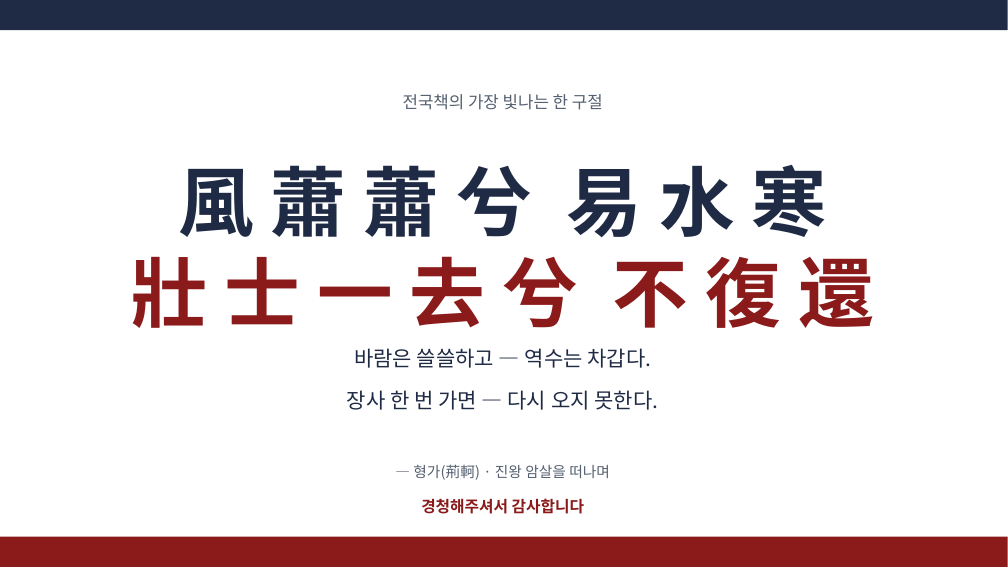
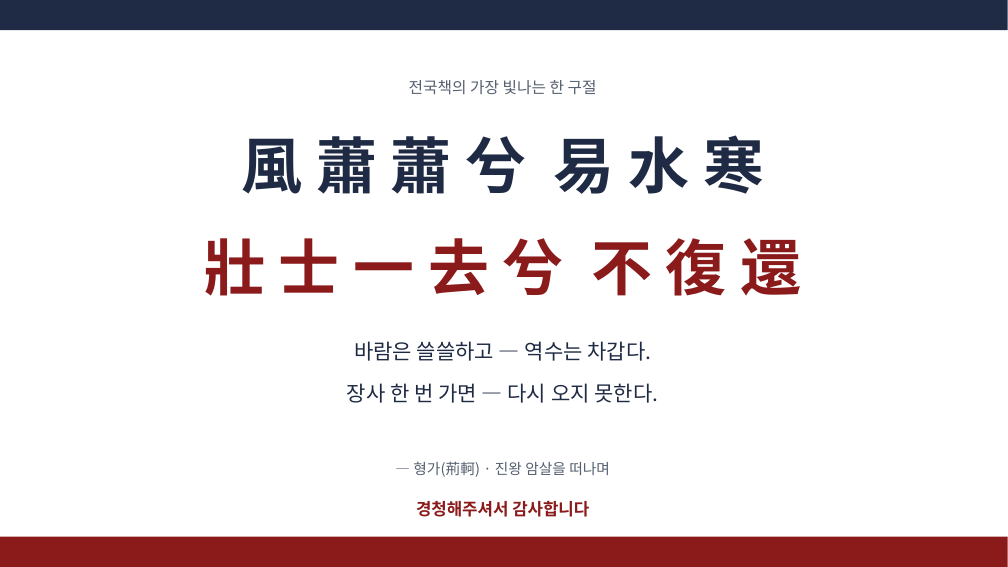
Before and after one commit to hpark1947/Oriental-Classics2, a slide deck: slide 60 of 발표자료/전국책.pptx. Drawn at 1008x567 pixels with LibreOffice and Linux fonts; fonts in the diff are those of the drawing. Boxes give left, top, right and bottom in pixels: in the first picture for what was removed or moved away, otherwise in the second. Text is boxed around its words. In the diff, an @@ line names an element or a change of style, - is before the commit and + after.

```diff
--- a/발표자료/전국책.pptx
+++ b/발표자료/전국책.pptx
@@ text "전국책의 가장 빛나는 한 구절": place and size @@
-text "전국책의 가장 빛나는 한 구절" at [403, 94, 603, 110]
+text "전국책의 가장 빛나는 한 구절" at [409, 80, 597, 95]
@@ text "전국책의 가장 빛나는 한 구절" at [409, 80, 597, 95]: size 16 to 15 pt; vertical alignment top to middle @@
@@ text "風 蕭 蕭 兮 易 ..." at [241, 135, 764, 194]: size 72 to 58 pt @@
@@ text "風 蕭 蕭 兮 易 ...": place and size @@
-text "風 蕭 蕭 兮 易 ..." at [178, 165, 828, 237]
+text "風 蕭 蕭 兮 易 ..." at [241, 135, 764, 194]
@@ text "壯 士 一 去 兮 ...": place and size @@
-text "壯 士 一 去 兮 ..." at [132, 256, 874, 328]
+text "壯 士 一 去 兮 ..." at [204, 238, 801, 296]
@@ text "壯 士 一 去 兮 ..." at [204, 238, 801, 296]: size 72 to 58 pt @@
@@ text "바람은 쓸쓸하고 — 역수는 차갑다.": place and size @@
-text "바람은 쓸쓸하고 — 역수는 차갑다." at [354, 348, 651, 368]
+text "바람은 쓸쓸하고 — 역수는 차갑다." at [354, 341, 651, 361]
@@ vertical alignment top to middle in 3 elements at [413, 461, 610, 477], [354, 341, 651, 361], [347, 383, 659, 403] @@
@@ text "장사 한 번 가면 — ...": place and size @@
-text "장사 한 번 가면 — ..." at [347, 390, 659, 410]
+text "장사 한 번 가면 — ..." at [347, 383, 659, 403]
@@ text "경청해주셔서 감사합니다" at [416, 501, 589, 517]: size 15 to 16 pt; vertical alignment top to middle @@
```
Also in this commit, not shown: 58 other slides changed, 1 other file.
